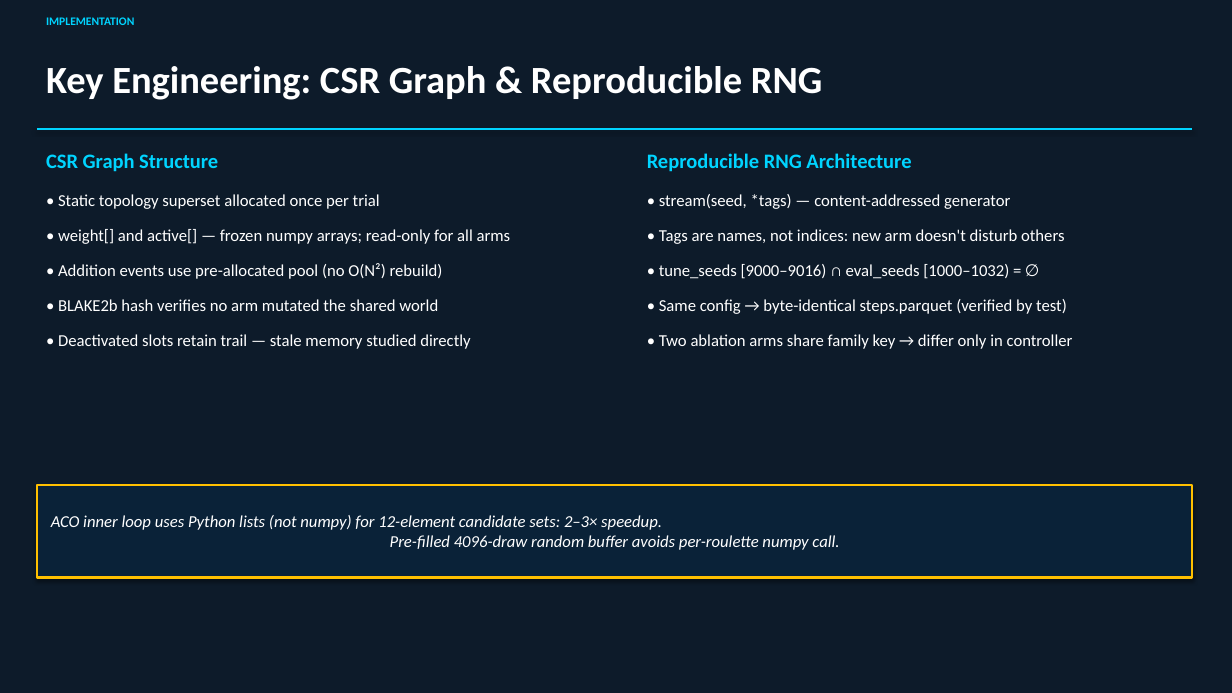
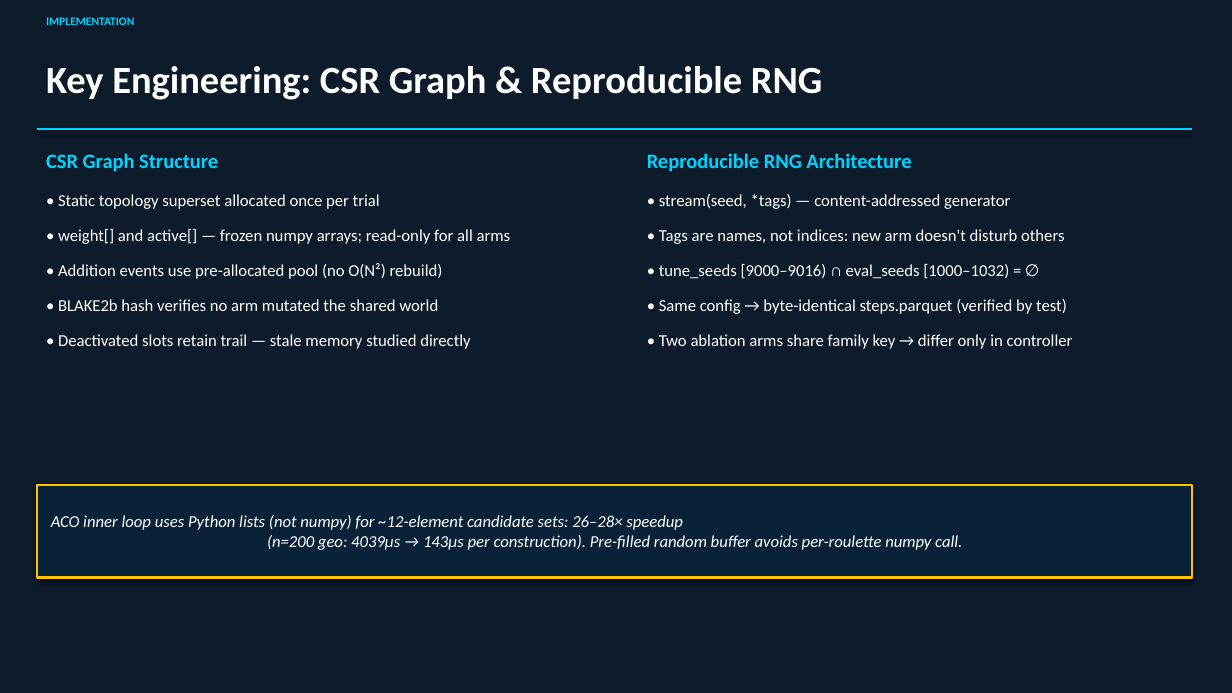
Before and after one commit to VaibhavBansal05/Dynaswarm, a slide deck: slide 20 of dynaswarm_presentation.pptx. Drawn at 1232x693 pixels with LibreOffice and Linux fonts; fonts in the diff are those of the drawing. Boxes give left, top, right and bottom in pixels: in the first picture for what was removed or moved away, otherwise in the second. Text is boxed around its words. In the diff, an @@ line names an element or a change of style, - is before the commit and + after.

```diff
--- a/dynaswarm_presentation.pptx
+++ b/dynaswarm_presentation.pptx
@@ text in rectangle at box(51, 515, 962, 550): text changed @@
-ACO inner loop uses Python lists (not numpy) for 12-element candidate sets: 2–3× speedup.
-Pre-filled 4096-draw random buffer avoids per-roulette numpy call.
+ACO inner loop uses Python lists (not numpy) for ~12-element candidate sets: 26–28× speedup
+(n=200 geo: 4039µs → 143µs per construction). Pre-filled random buffer avoids per-roulette numpy call.
```
Also in this commit, not shown: 14 other slides changed, 4 slides added, 2 slides removed, 6 other files.
